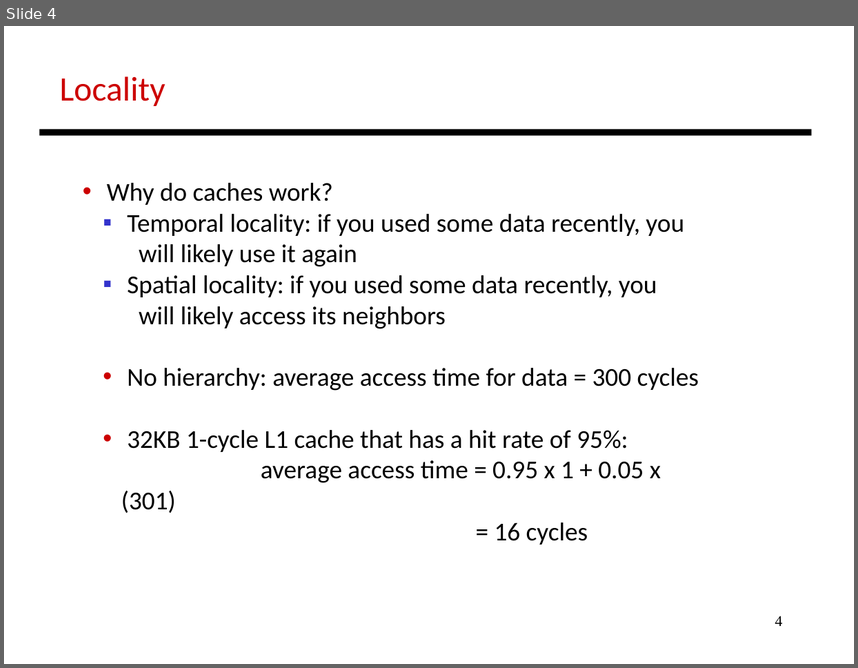
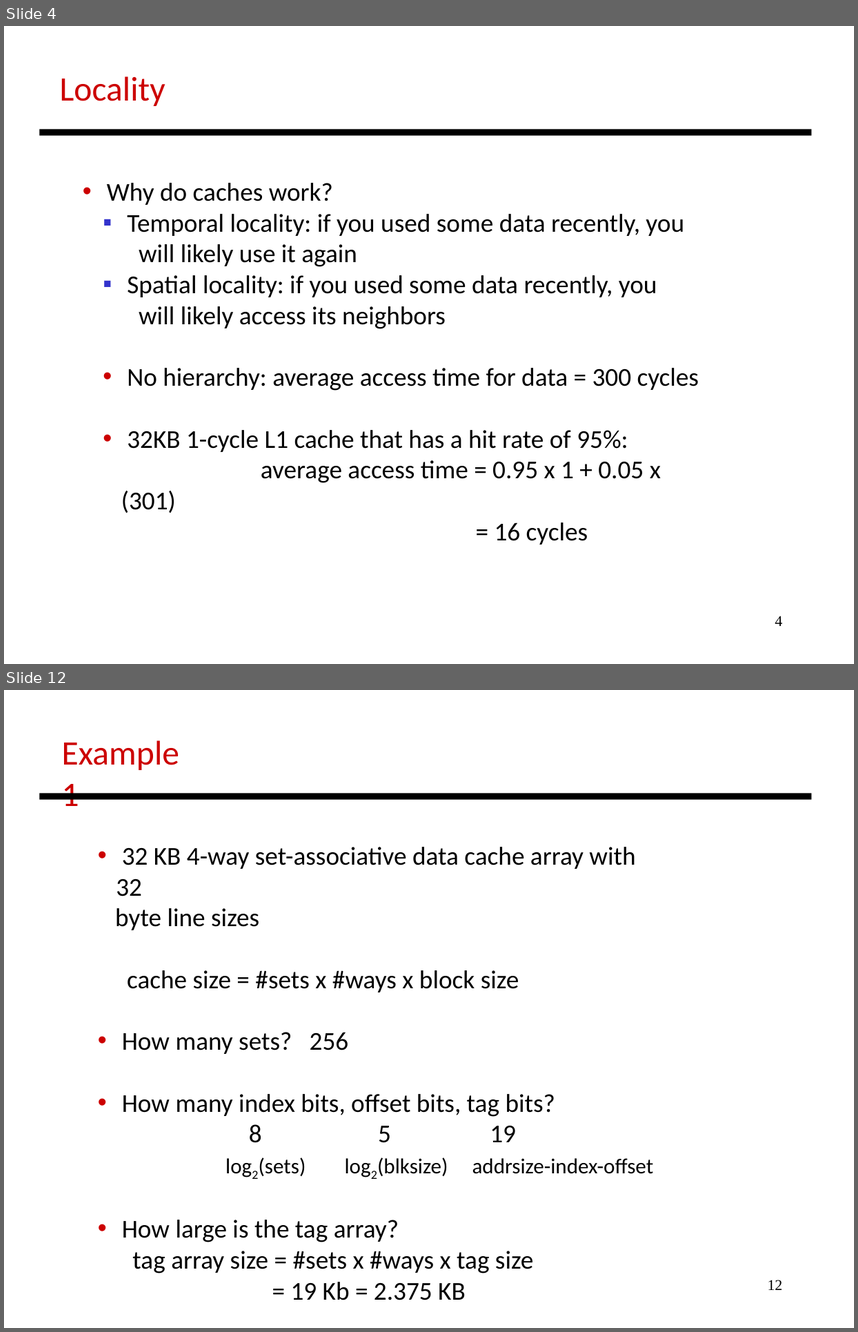
Before and after one commit to antonburtsev/cs3810, a slide deck: lectures/lecture15-caches/lecture15-caches.odp. Shown one above the other, each under a label of ours: slide 4 before the commit, slides 4 and 12 after it; the slides between them are not shown. The pictures are 858x668 and 858x1332 pixels, drawn with LibreOffice and Linux fonts; fonts in the diff are those of the drawing. Boxes give left, top, right and bottom in pixels: in the first picture for what was removed or moved away, otherwise in the second. Text is boxed around its words. In the diff, an @@ line names an element or a change of style, - is before the commit and + after.

```diff
--- a/lectures/lecture15-caches/lecture15-caches.odp
+++ b/lectures/lecture15-caches/lecture15-caches.odp
@@ slide 12 added at (4,690,854,1328), background #FFFFFF @@
@@ text added at (62,740,180,806), 32 pt, text #CC0000 @@
+Example 1
@@ line added from (39, 796) to (812, 796), #000000 6.01 pt @@
@@ text added at (115,847,654,1300), 24 pt, text #000000 @@
+• 32 KB 4-way set-associative data cache array with 32
+byte line sizes
+cache size = #sets x #ways x block size
+• How many sets? 256
+• How many index bits, offset bits, tag bits?
+8 5 19
+log2(sets) log2(blksize) addrsize-index-offset
+• How large is the tag array?
+tag array size = #sets x #ways x tag size
+= 19 Kb = 2.375 KB
@@ page number added at (768,1279,783,1290), 14 pt, text #000000 @@
+12
```
Also in this commit, not shown: 12 other slides added, 2 other files.
